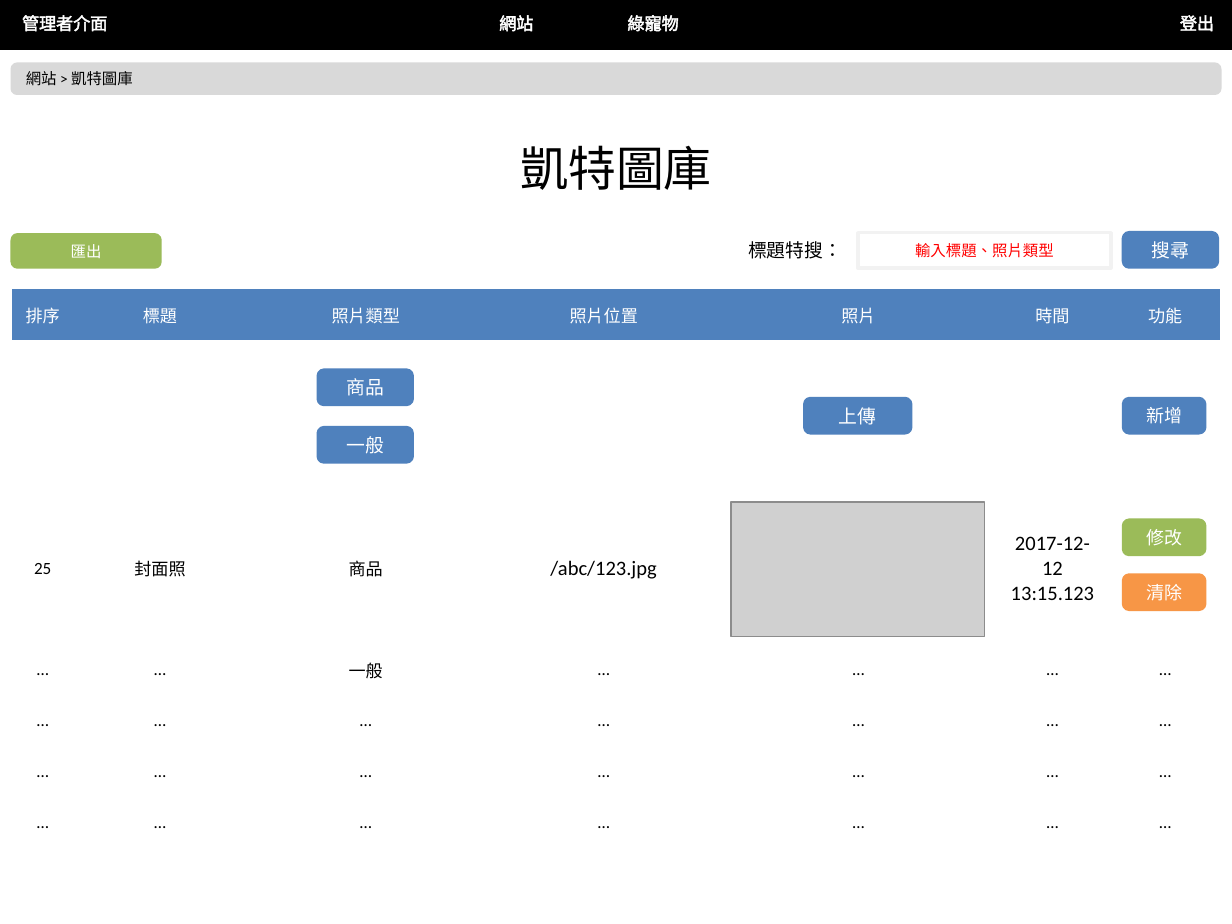
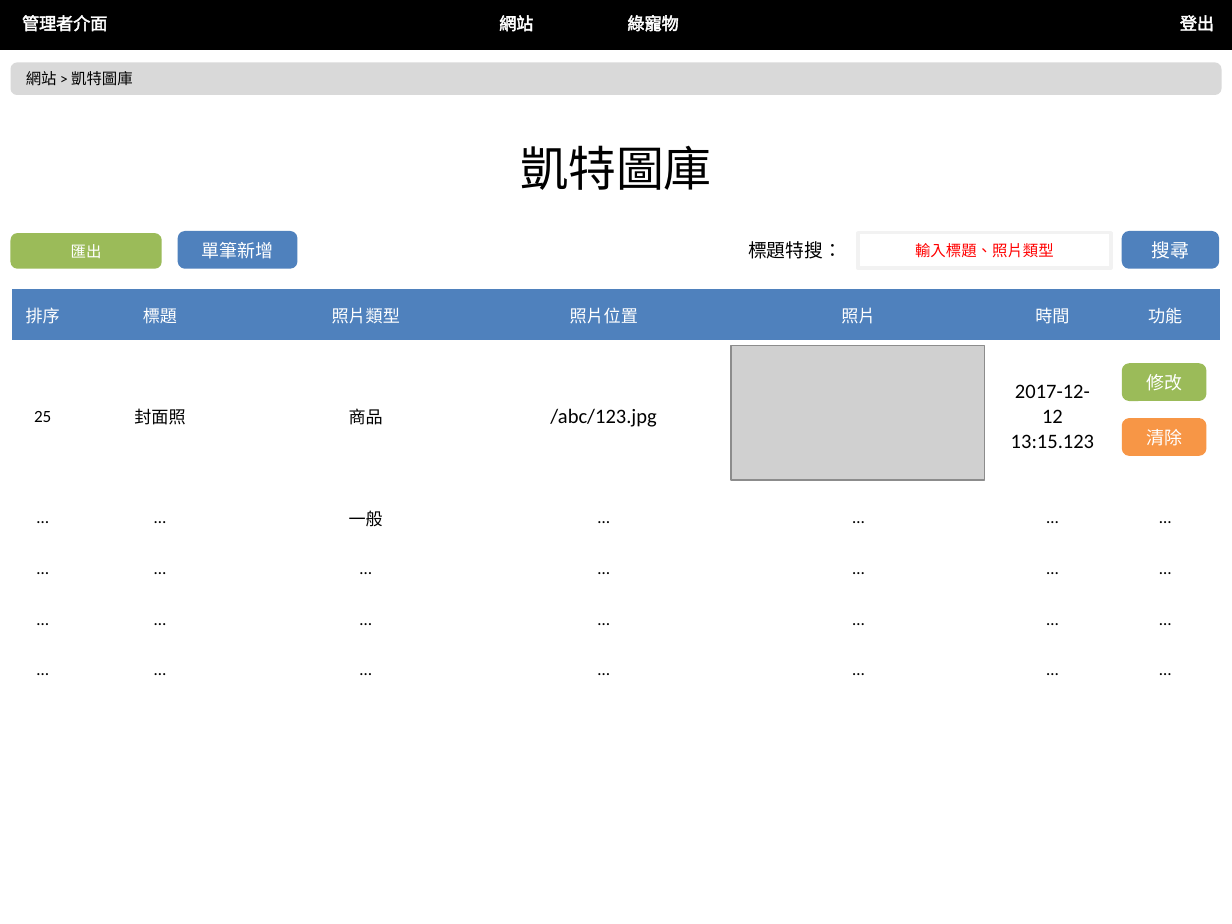
Before and after one commit to nexstar/XMind, a slide deck: slide 46 of 最終後台版型.pptx. Drawn at 1232x924 pixels with LibreOffice and Linux fonts; fonts in the diff are those of the drawing; grey boxes stand for pictures. Boxes give left, top, right and bottom in pixels: in the first picture for what was removed or moved away, otherwise in the second. Text is boxed around its words. In the diff, an @@ line names an element or a change of style, - is before the commit and + after.

```diff
--- a/最終後台版型.pptx
+++ b/最終後台版型.pptx
@@ rounded rectangle "單筆新增": place and size @@
-rounded rectangle "單筆新增" at bbox=[1124, 399, 1205, 434]
+rounded rectangle "單筆新增" at bbox=[180, 233, 296, 267]
@@ text in rounded rectangle at bbox=[202, 242, 273, 259]: text changed @@
-新增
+單筆新增
@@ table at bbox=[12, 290, 1218, 696] @@
-row 2:  |  |  |  |  |  | 
@@ rounded rectangle removed at bbox=[318, 370, 411, 404] @@
-商品
@@ rounded rectangle removed at bbox=[804, 399, 910, 434] @@
-上傳
@@ rounded rectangle removed at bbox=[318, 428, 411, 462] @@
-一般
@@ 2 rounded rectangles, 1 picture: place and size @@
-2 rounded rectangles, 1 picture at bbox=[731, 503, 1205, 637]
+2 rounded rectangles, 1 picture at bbox=[731, 346, 1205, 480]
```
Also in this commit, not shown: 1 other slide changed, 1 other file.
